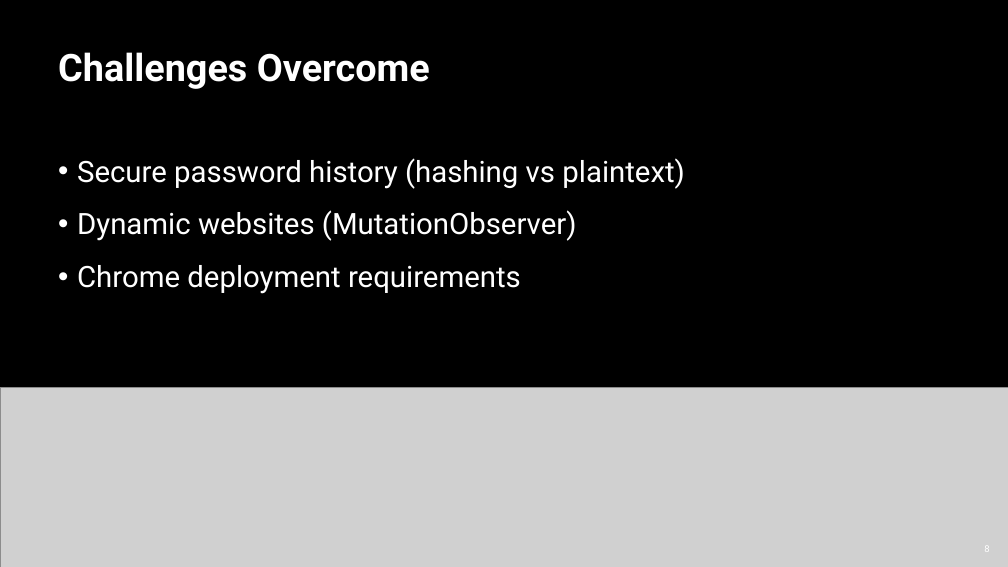
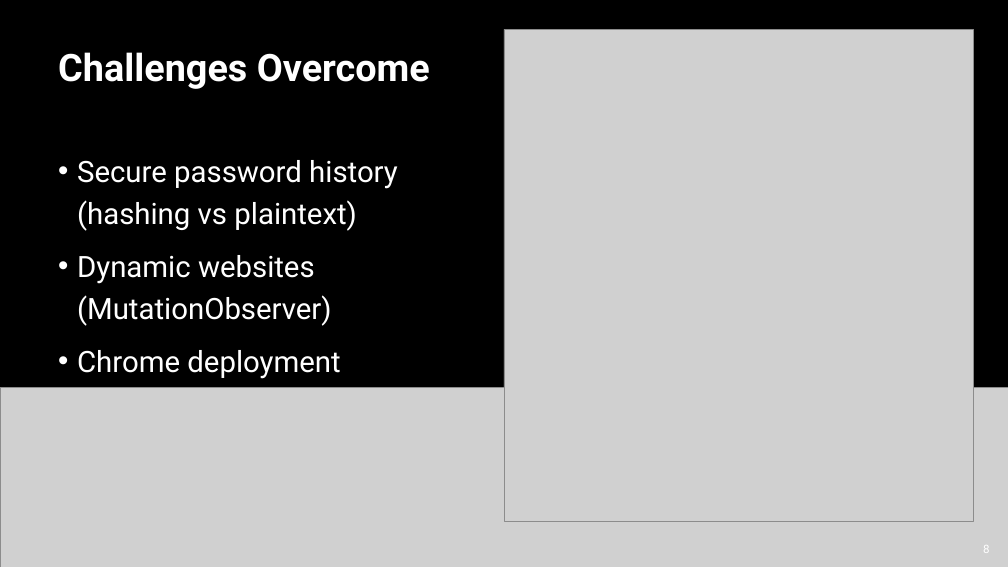
Before and after one commit to wbcarpenter/wbcarpenter.github.io, a slide deck: slide 8 of SecurePassPresentation.pptx. Drawn at 1008x567 pixels with LibreOffice and Linux fonts; fonts in the diff are those of the drawing; grey boxes stand for pictures. Boxes give left, top, right and bottom in pixels: in the first picture for what was removed or moved away, otherwise in the second. Text is boxed around its words. In the diff, an @@ line names an element or a change of style, - is before the commit and + after.

Commit message:
add link to install SecurePass

```diff
--- a/SecurePassPresentation.pptx
+++ b/SecurePassPresentation.pptx
@@ picture added at (x1=504, y1=29, x2=974, y2=522) @@
@@ text "Secure password history (hashing vs ..." rewrapped from (x1=77, y1=158, x2=685, y2=294) to (x1=77, y1=160, x2=398, y2=388) @@
```
Also in this commit, not shown: 2 other slides changed, 1 other file.
